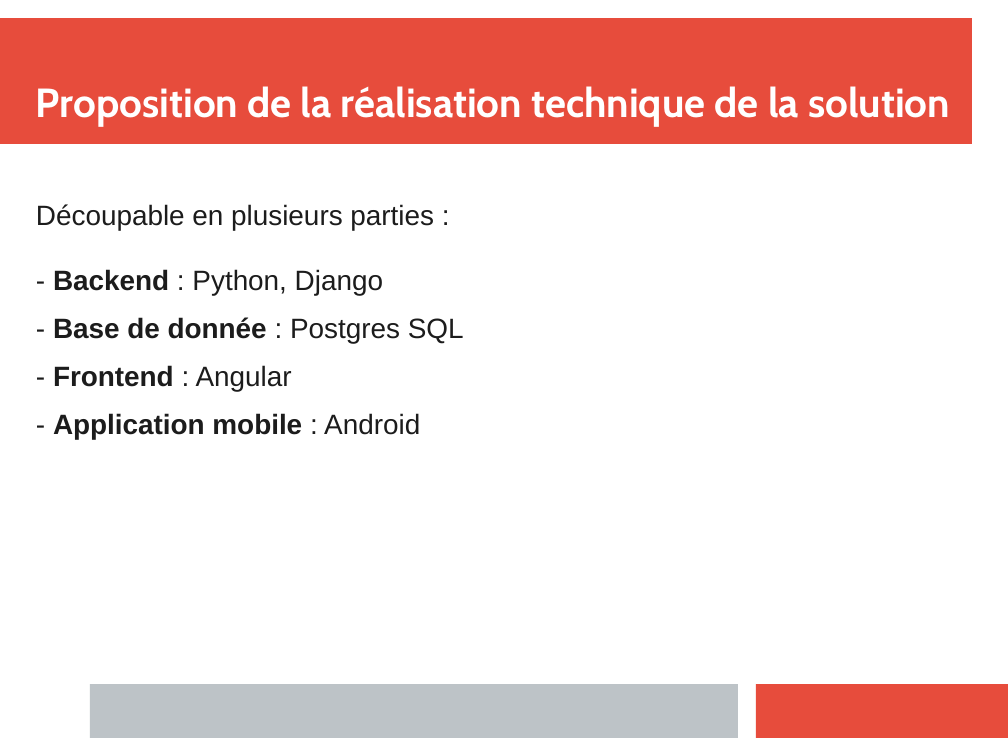
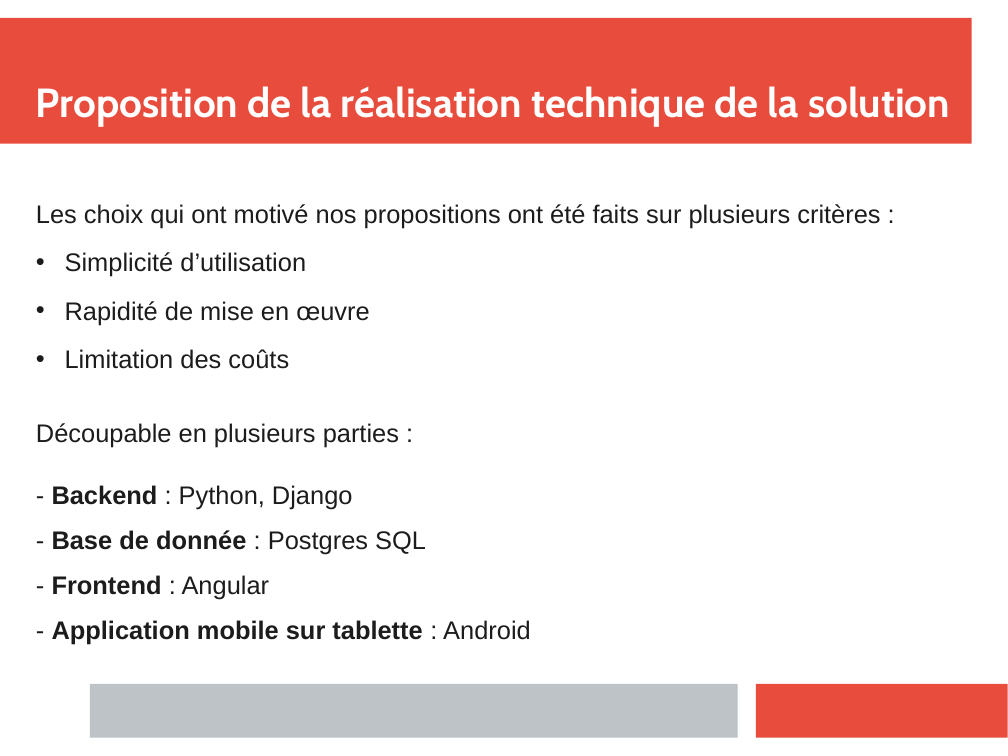
Before and after one commit to clemenceclaireR/spec_fonctionnelles_restaurant, a slide deck: slide 8 of diapo_presentation_solution.pptx. Drawn at 1008x756 pixels with LibreOffice and Linux fonts; fonts in the diff are those of the drawing. Boxes give left, top, right and bottom in pixels: in the first picture for what was removed or moved away, otherwise in the second. Text is boxed around its words. In the diff, an @@ line names an element or a change of style, - is before the commit and + after.

```diff
--- a/diapo_presentation_solution.pptx
+++ b/diapo_presentation_solution.pptx
@@ text at <box>36,204,880,369</box>: paragraphs added @@
+Les choix qui ont motivé nos propositions ont été faits sur plusieurs critères :
+• Simplicité d’utilisation
+• Rapidité de mise en œuvre
+• Limitation des coûts
@@ text at <box>36,423,426,599</box>: size 22 to 20 pt in "Découpable en plusieurs parties :", "- Backend : Python, Django", "- Base de donnée : Postgres SQL", "- Frontend : Angular"; more space between paragraphs @@
@@ text at <box>52,620,531,644</box>: text changed; size 22 to 20 pt @@
-- Application mobile : Android
+- Application mobile sur tablette : Android
```
Also in this commit, not shown: 6 other slides changed, 2 other files.
